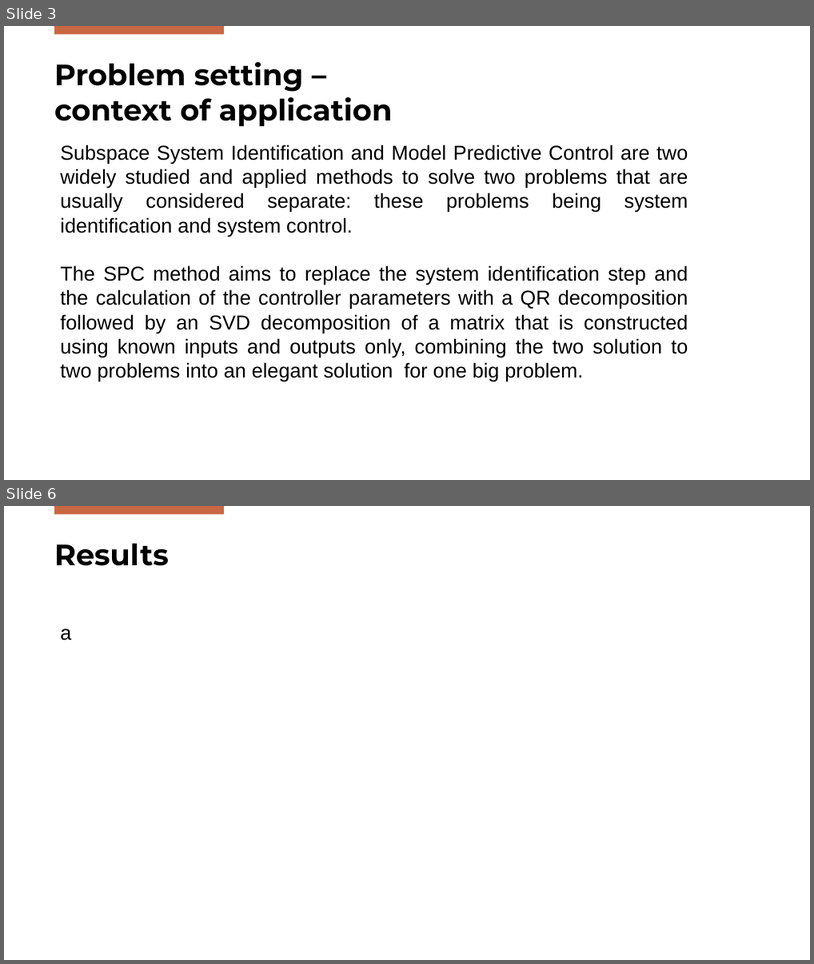
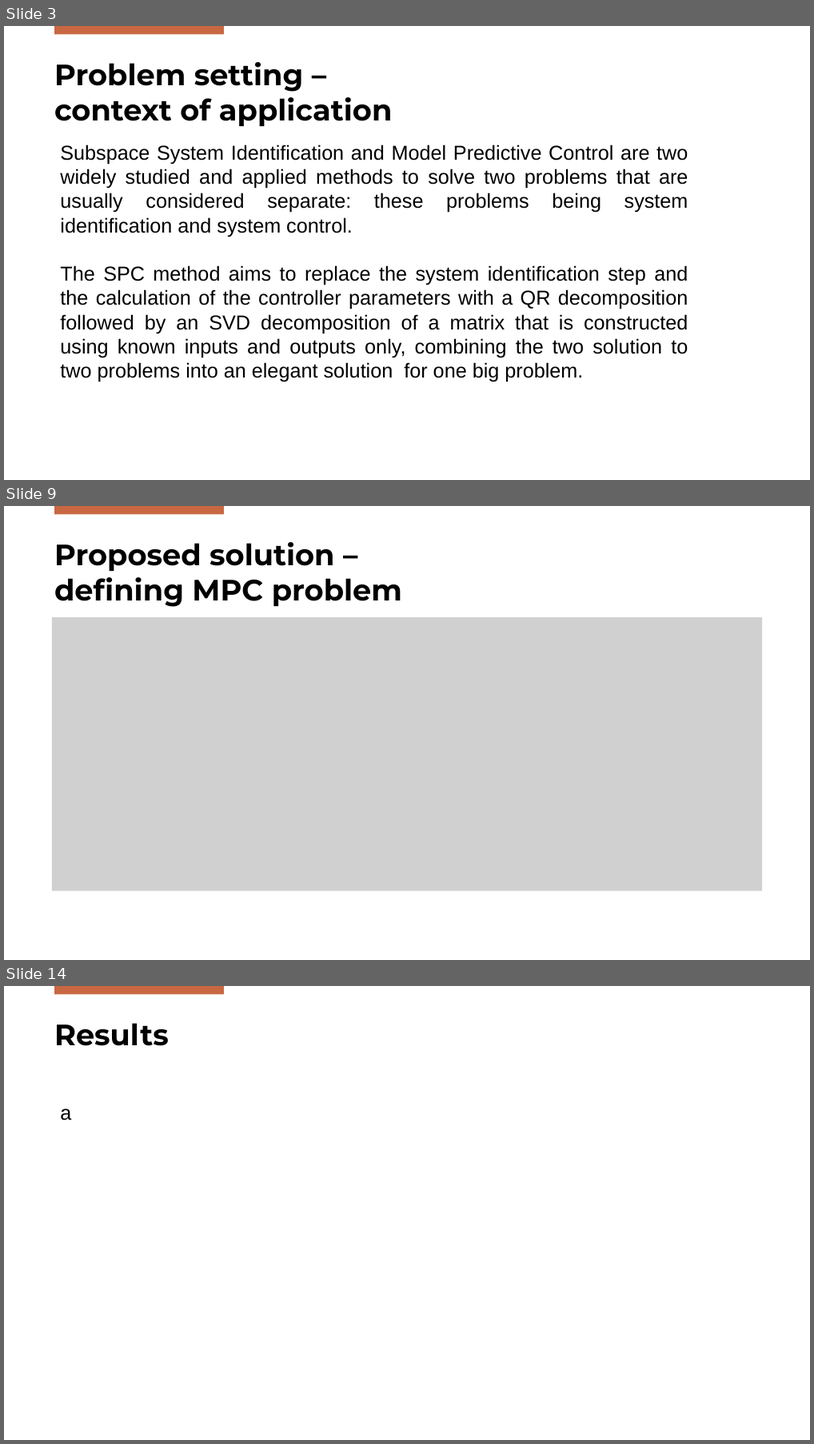
Before and after one commit to Gabriele-Mazzoleni/Progetto_ALES_aa_2025_2026, a slide deck: SPC_Presentation.pptx. Shown one above the other, each under a label of ours: slides 3 and 6 before the commit, slides 3, 9 and 14 after it; the slides between them are not shown. The pictures are 814x964 and 814x1444 pixels, drawn with LibreOffice and Linux fonts; fonts in the diff are those of the drawing; grey boxes stand for pictures; background and template pictures are left out. Boxes give left, top, right and bottom in pixels: in the first picture for what was removed or moved away, otherwise in the second. Text is boxed around its words. In the diff, an @@ line names an element or a change of style, - is before the commit and + after.

```diff
--- a/SPC_Presentation.pptx
+++ b/SPC_Presentation.pptx
@@ slide 9 added at (4,506,810,960), background #FFFFFF; not listed: 1 template element that a slide beside it also shows @@
@@ title added at (54,542,402,607), 35 pt, text #000000, bold @@
+Proposed solution –
+defining MPC problem
@@ picture added at (52,617,762,891) @@
@@ what was slide 6 is now slide 14 @@
```
Also in this commit, not shown: 2 slides changed, 7 other slides added, 1 other file.
